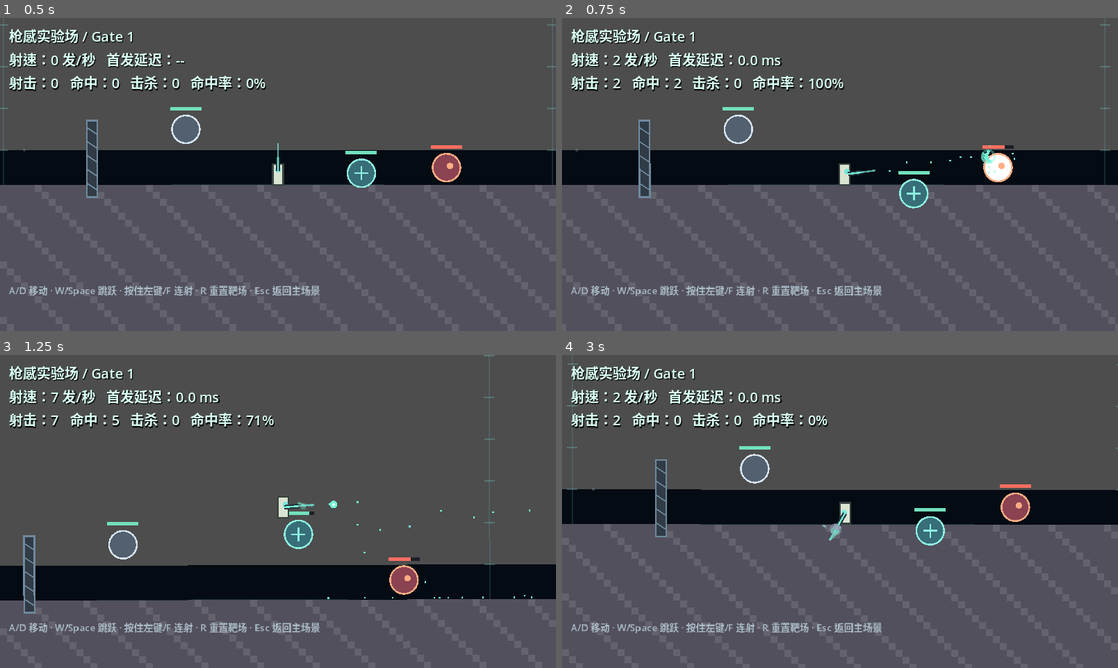
Above: before the commit, frames 1-4 (two rows, left to right).
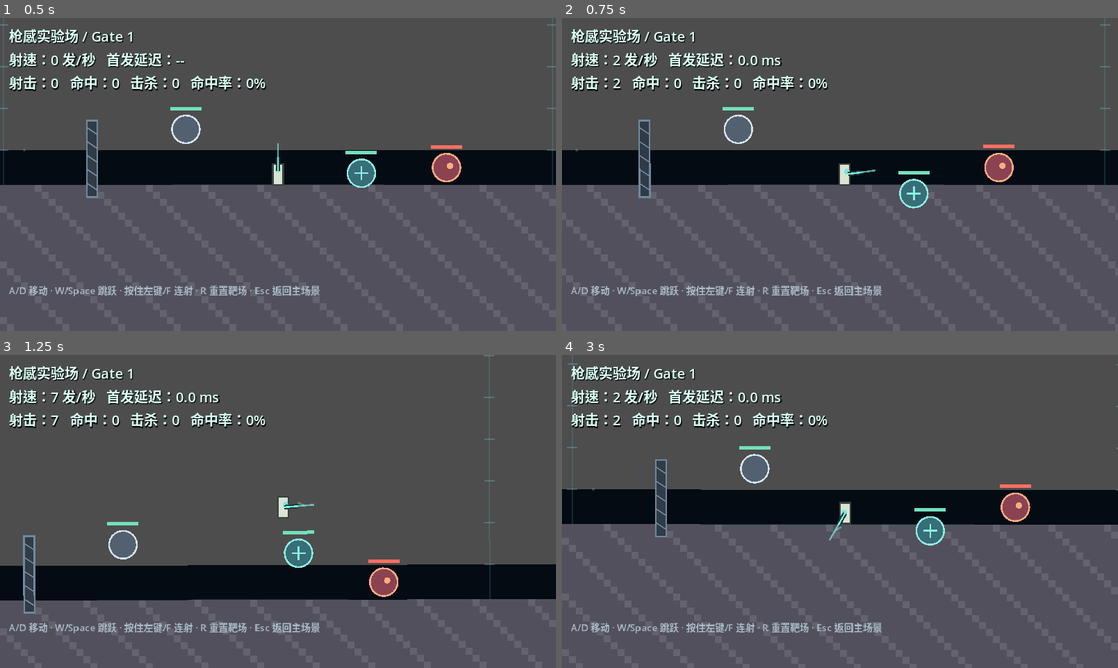
Above: after the commit, the same moments.

Repository: Andrew05213/starfall-embers
Game: Godot game, scene res://scenes/combat_lab.tscn
Same seed, same stepped clock (60 frames per second), same inputs: the game is played once before the commit and once after it.
Inputs (mouse positions are in pixels of both pictures, inside the frame that each line leads up to):
- Up to frame 1 (0.5 s): no input
- Up to frame 2 (0.75 s): tap Enter at 0.5 s; move the mouse to (962, 158) at 0.52 s; press the mouse at (962, 158) at 0.53 s; hold D (move_right) from 0.53 s (still down)
- Up to frame 3 (1.25 s): keep holding D (move_right); tap Space (jump) at 0.77 s
- Up to frame 4 (3 s): move the mouse to (728, 527) at 1.27 s; release D (move_right) at 1.28 s; release the mouse at (728, 527) at 1.28 s; hold A (move_left) 1.28-2.03 s; tap R at 1.35 s; tap Space (jump) at 1.52 s; move the mouse to (895, 442) at 2.02 s; hold Shift 2.03-2.78 s; hold D (move_right) from 2.03 s (still down); move the mouse to (812, 574) at 2.77 s; tap F at 2.85 s; click (812, 574) at 2.92 s

Frame 1 is identical in both runs. In frame 2, 0.6% of the frame differs, in the area x 20-82%, y 19-53%; in frame 3, 1.7%, in the area x 20-96%, y 19-78%; in frame 4, less than 0.1%.
Error after the commit: Parse Error: Function "get_global_transform_interpolated()" not found in base self. (res://scripts/combat/juvenile_starseed.gd:58)

Commit message:
Pixel-align juvenile starseed visuals

Diff:
--- a/game/scripts/combat/juvenile_starseed.gd
+++ b/game/scripts/combat/juvenile_starseed.gd
@@ -11,6 +11,8 @@
 
 const TERRAIN_SAMPLE_STEP := 0.8
 const HIT_EPSILON := 0.000001
+const VISUAL_PIXEL_SIZE := 1.0
+const VISUAL_GRID_SIZE := 1.0
 
 var velocity := Vector2.ZERO
 
@@ -18,6 +20,7 @@
 var _material_world: Node
 var _age := 0.0
 var _expired := false
+var _visual_local_offset := Vector2.ZERO
 
 
 func setup(
@@ -34,6 +37,7 @@
 	# entering the tree. With physics interpolation enabled that assignment would
 	# otherwise render one frame interpolating from world (0, 0) to the muzzle.
 	reset_physics_interpolation()
+	_update_visual_alignment(global_transform)
 	var launch_direction := direction.normalized()
 	if launch_direction.length_squared() <= HIT_EPSILON:
 		launch_direction = Vector2.RIGHT
@@ -44,6 +48,14 @@
 	_age = 0.0
 	_expired = false
 	add_to_group("juvenile_starseeds")
+	queue_redraw()
+
+
+func _process(_delta: float) -> void:
+	# Physics and swept collision keep their sub-pixel world positions. Only the
+	# rendered juvenile is moved to the nearest world-pixel cell so gravity arcs
+	# remain smooth while the projectile stays true pixel art.
+	_update_visual_alignment(get_global_transform_interpolated())
 	queue_redraw()
 
 
@@ -98,6 +110,18 @@
 	if not is_instance_valid(_profile) or _profile.projectile_lifetime <= 0.0:
 		return 1.0
 	return clampf(_age / _profile.projectile_lifetime, 0.0, 1.0)
+
+
+static func pixel_align_visual_position(world_position: Vector2) -> Vector2:
+	return Vector2(
+		roundf(world_position.x / VISUAL_GRID_SIZE) * VISUAL_GRID_SIZE,
+		roundf(world_position.y / VISUAL_GRID_SIZE) * VISUAL_GRID_SIZE
+	)
+
+
+func _update_visual_alignment(render_transform: Transform2D) -> void:
+	var snapped_world_position := pixel_align_visual_position(render_transform.origin)
+	_visual_local_offset = render_transform.affine_inverse() * snapped_world_position
 
 
 func _get_gravity_at(world_point: Vector2) -> Vector2:
@@ -199,5 +223,12 @@
 func _draw() -> void:
 	if not is_instance_valid(_profile):
 		return
-	draw_circle(Vector2.ZERO, _profile.collision_radius + 0.8, _profile.color)
-	draw_circle(Vector2.ZERO, maxf(0.7, _profile.collision_radius * 0.45), _profile.core_color)
+	# A 3 x 3 block with a distinct 1 px core avoids circles, antialiasing,
+	# rotation and fractional-size primitives.
+	var half_pixel := VISUAL_PIXEL_SIZE * 0.5
+	var pixel_rect := Rect2(
+		_visual_local_offset - Vector2.ONE * half_pixel,
+		Vector2.ONE * VISUAL_PIXEL_SIZE
+	)
+	draw_rect(pixel_rect.grow(VISUAL_PIXEL_SIZE), _profile.color)
+	draw_rect(pixel_rect, _profile.core_color)
--- a/game/tests/combat_core_smoke.gd
+++ b/game/tests/combat_core_smoke.gd
@@ -220,6 +220,16 @@
 
 
 func _test_projectile_ballistics() -> bool:
+	if absf(JuvenileStarseed.VISUAL_PIXEL_SIZE - 1.0) > EPSILON:
+		return _fail_bool("juvenile starseed visual is not built from one world-pixel cells")
+	var aligned_visual_position := JuvenileStarseed.pixel_align_visual_position(
+		Vector2(12.49, -7.51)
+	)
+	if aligned_visual_position.distance_to(Vector2(12.0, -8.0)) > EPSILON:
+		return _fail_bool(
+			"juvenile starseed visual did not align to the world-pixel grid: %s"
+			% aligned_visual_position
+		)
 	var world := ConstantGravity.new()
 	world.acceleration = Vector2(0.0, 320.0)
 	root.add_child(world)
Not shown, changed: README.md
